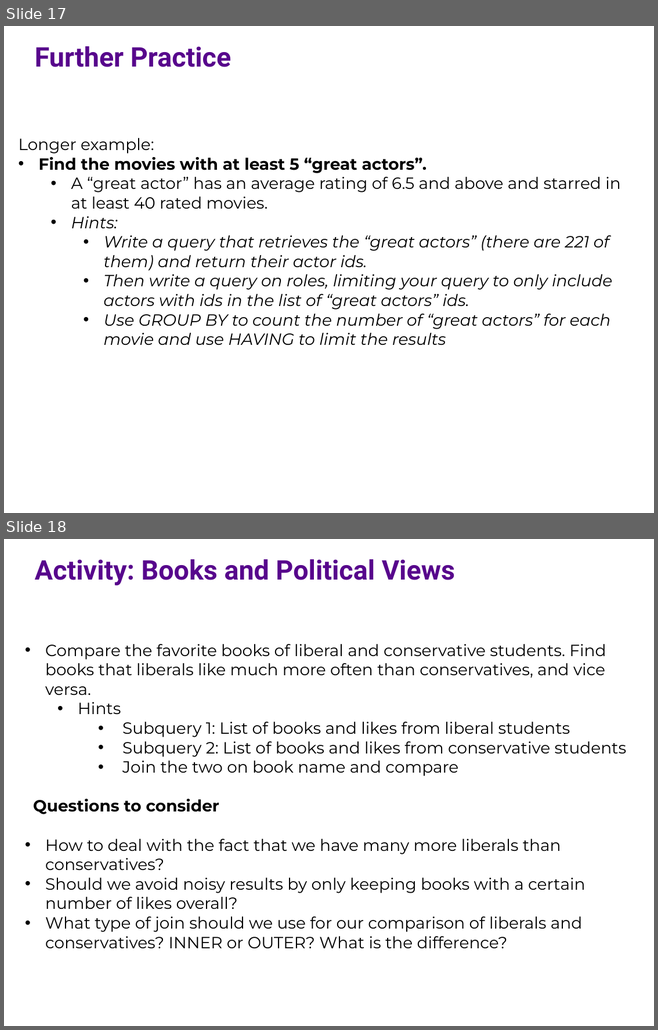
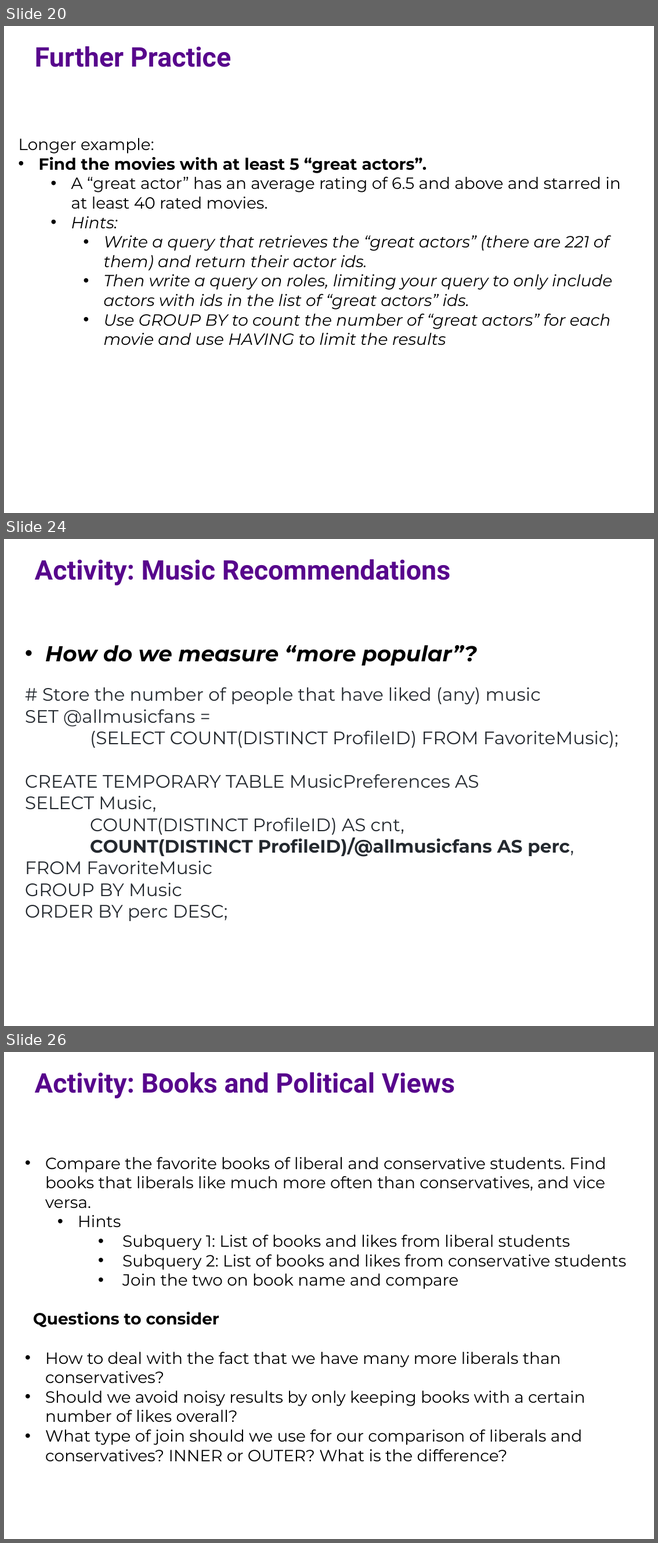
Before and after one commit to ipeirotis/introduction-to-databases, a slide deck: session6/F-SQL_Subqueries.pptx. Shown one above the other, each under a label of ours: slides 17 and 18 before the commit, slides 20, 24 and 26 after it; the slides between them are not shown. The pictures are 658x1030 and 658x1543 pixels, drawn with LibreOffice and Linux fonts; fonts in the diff are those of the drawing. Boxes give left, top, right and bottom in pixels: in the first picture for what was removed or moved away, otherwise in the second. Text is boxed around its words. In the diff, an @@ line names an element or a change of style, - is before the commit and + after.

```diff
--- a/session6/F-SQL_Subqueries.pptx
+++ b/session6/F-SQL_Subqueries.pptx
@@ slide 24 added at box(4, 539, 654, 1026), background #FFFFFF @@
@@ text added at box(35, 559, 450, 585), 30 pt, text #57068C, bold @@
+Activity: Music Recommendations
@@ text added at box(25, 645, 618, 921), 20 pt, text #24292F @@
+      • How do we measure “more popular”?
+# Store the number of people that have liked (any) music
+SET @allmusicfans =
+(SELECT COUNT(DISTINCT ProfileID) FROM FavoriteMusic);
+CREATE TEMPORARY TABLE MusicPreferences AS
+SELECT Music,
+COUNT(DISTINCT ProfileID) AS cnt,
+COUNT(DISTINCT ProfileID)/@allmusicfans AS perc,
+FROM FavoriteMusic
+GROUP BY Music
+ORDER BY perc DESC;
@@ what was slide 17 is now slide 20 @@
@@ what was slide 18 is now slide 26 @@
```
Also in this commit, not shown: 7 slides changed, 7 other slides added.
